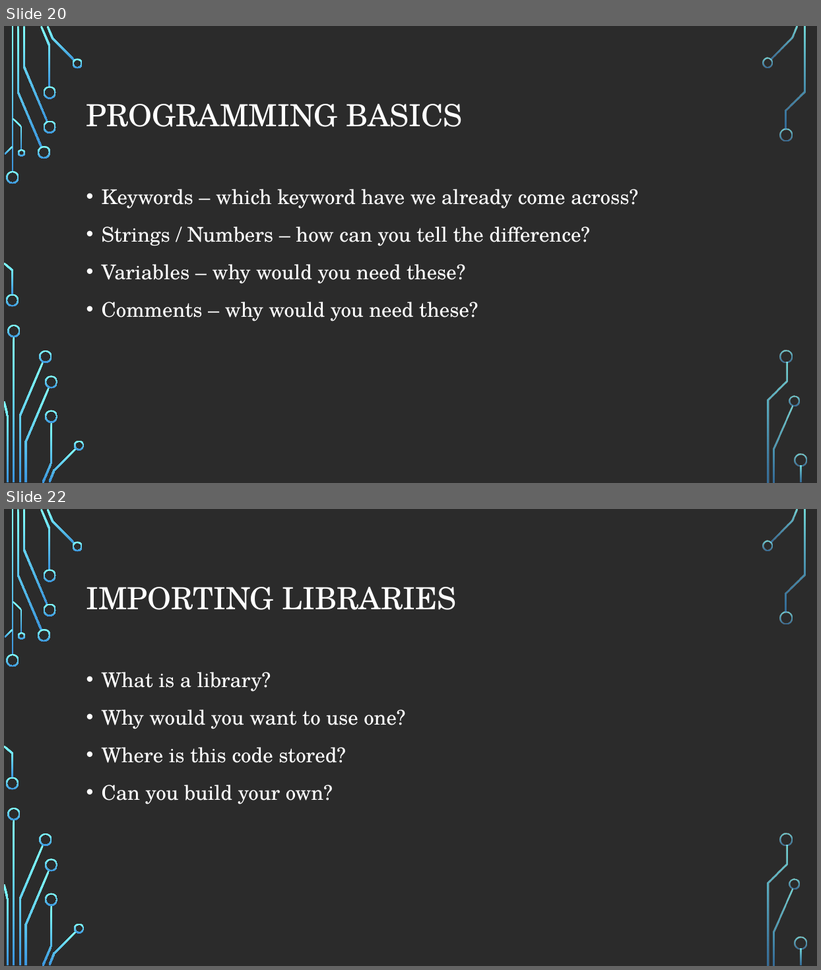
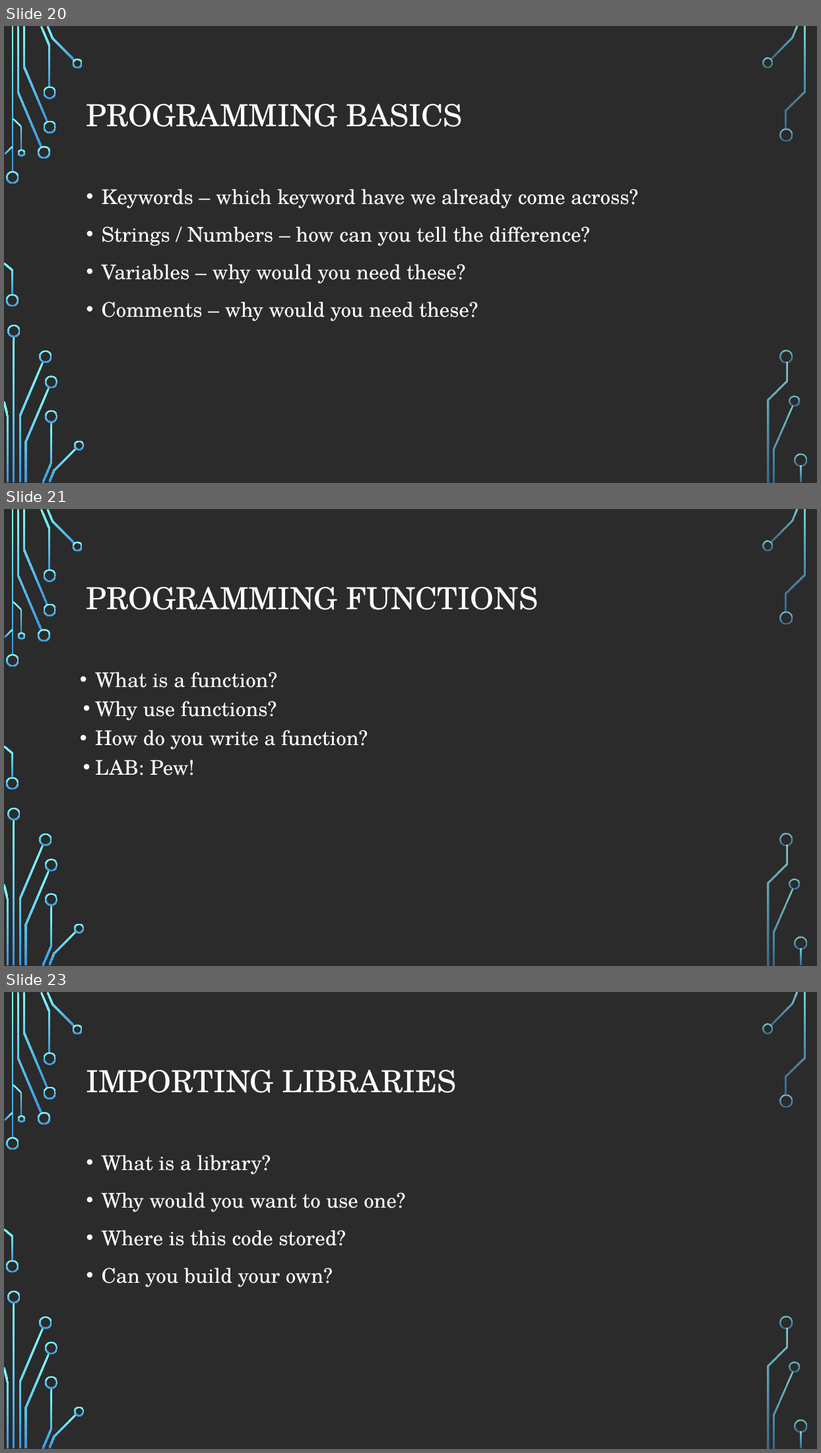
Before and after one commit to andrewjvelez/smap, a slide deck: docs/SMAP Materials Unbranded.pptx. Shown one above the other, each under a label of ours: slides 20 and 22 before the commit, slides 20, 21 and 23 after it; the slides between them are not shown. The pictures are 821x970 and 821x1453 pixels, drawn with LibreOffice and Linux fonts; fonts in the diff are those of the drawing; background and template pictures are left out; a plain dark background stands for a picture behind light text. Boxes give left, top, right and bottom in pixels: in the first picture for what was removed or moved away, otherwise in the second. Text is boxed around its words. In the diff, an @@ line names an element or a change of style, - is before the commit and + after.

```diff
--- a/docs/SMAP Materials Unbranded.pptx
+++ b/docs/SMAP Materials Unbranded.pptx
@@ slide 21 added at (4,509,817,966), background picture (left out); not listed: 36 template elements that a slide beside it also shows @@
@@ title added at (86,587,538,610), 36 pt, text #FFFFFF @@
+PROGRAMMING FUNCTIONS
@@ text added at (95,672,368,776), 24 pt, text #FFFFFF @@
+• What is a function?
+• Why use functions?
+• How do you write a function?
+• LAB: Pew!
@@ what was slide 22 is now slide 23 @@
```
Also in this commit, not shown: 4 slides changed, 6 other slides added, 1 slide removed.
